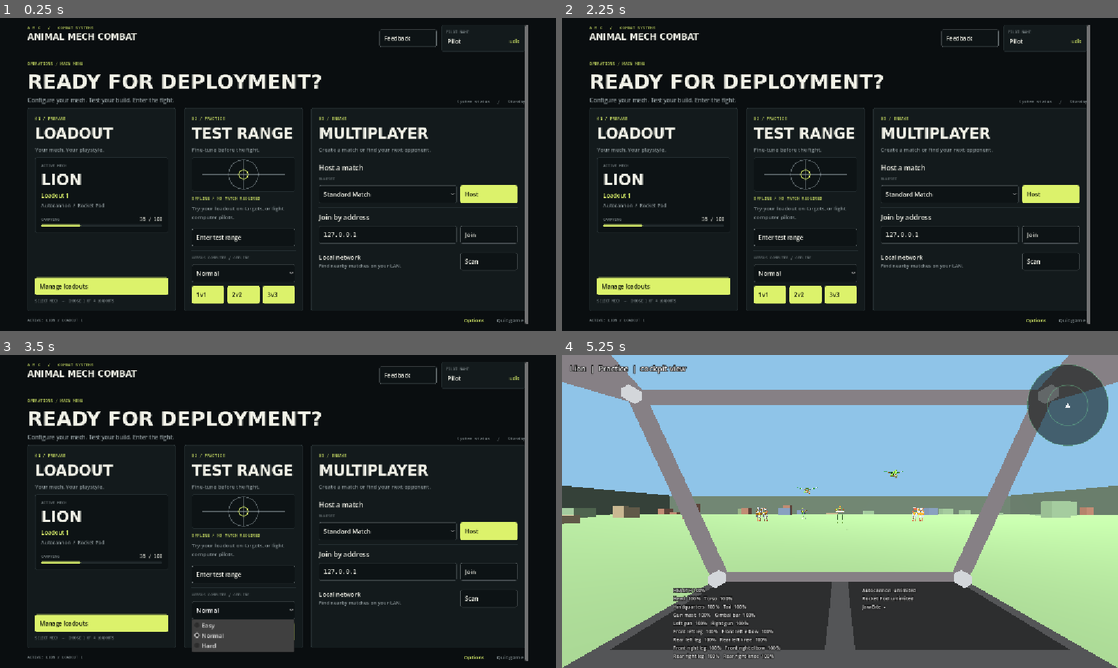
Above: before the commit, frames 1-4 (two rows, left to right).
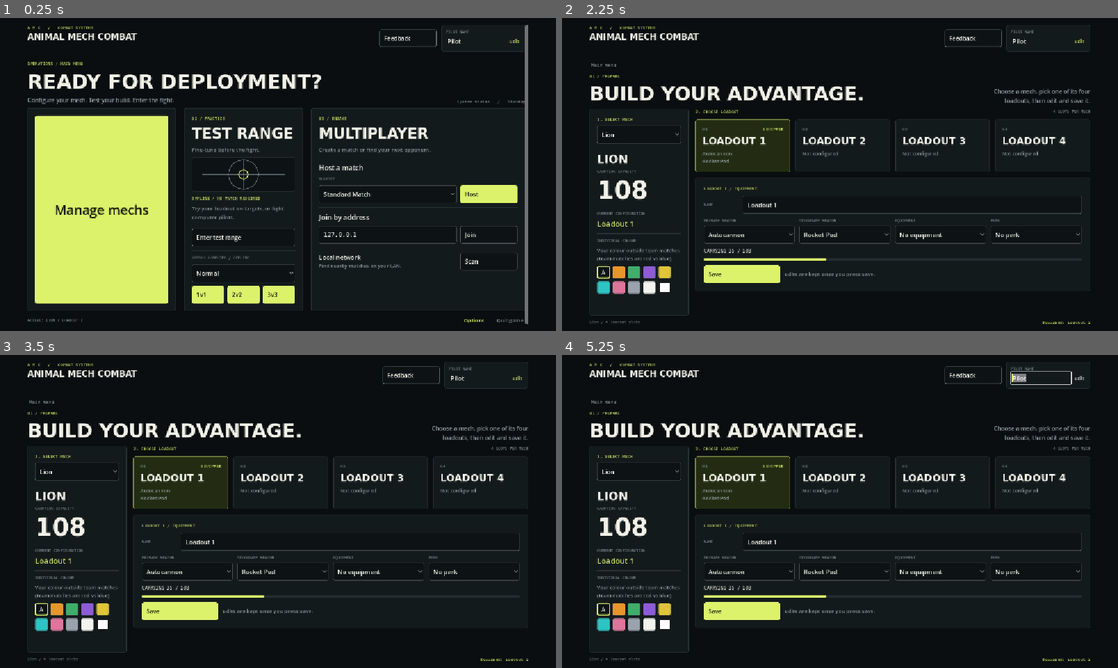
Above: after the commit, the same moments.

Repository: jacksonhcnz/animalmechcombatgame
Game: Godot game, scene res://scenes/main_menu.tscn
Same seed, same stepped clock (60 frames per second), same inputs: the game is played once before the commit and once after it.
Inputs (mouse positions are in pixels of both pictures, inside the frame that each line leads up to):
- Up to frame 1 (0.25 s): no input
- Up to frame 2 (2.25 s): click (662, 287) at 0.5 s, where only the run before the commit has a clickable "Manage loadouts"; click "Main menu" at 1.25 s; click (662, 208) at 2 s, where only the run after the commit has a clickable "Manage mechs"
- Up to frame 3 (3.5 s): click (244, 611) at 2.75 s, where only the run before the commit has a clickable "Normal"
- Up to frame 4 (5.25 s): click (806, 611) at 3.5 s, where only the run before the commit has a clickable "Normal"; click (806, 574) at 4.25 s, where only the run before the commit has a clickable "Enter test range"; click (1079, 376) at 5 s, where only the run after the commit has a clickable "Edit"

The runs differ from the first frame. In frame 1, 13% of the frame differs, in the area x 6-31%, y 31-92%; in frame 2, 15%; in frame 3, 16%; in frame 4, 99%, in the area x 0-100%, y 0-100%.

Commit message:
Main menu: single Manage mechs button; loadout cards are the buttons
Co-Authored-By: Claude Sonnet 5.5 <noreply@anthropic.com>
Claude-Session: https://claude.ai/code/session_016ZAQzFNjMzKqDtLtG2bAjQ

Diff:
--- a/scripts/ui/loadout_menu.gd
+++ b/scripts/ui/loadout_menu.gd
@@ -177,24 +177,18 @@
 			detail.add_child(UiKit.label(str(Loadout.item(slot_id, slot["loadout"][slot_id]).get("name", "")), 13, UiKit.DIM))
 	else:
 		detail.add_child(UiKit.label("Not configured", 13, UiKit.DIM))
-	UiKit.rule(box)
-	var go: Callable
-	var text := "Selected"
-	if equipped:
-		go = func() -> void: pass
-	elif configured:
-		text = "Use this loadout"
-		go = func() -> void:
+	# The whole card is the button: picking it makes it the loadout in use and shows it below.
+	var pick := Button.new()
+	pick.flat = true
+	for state in ["normal", "hover", "pressed", "focus"]:
+		pick.add_theme_stylebox_override(state, StyleBoxEmpty.new())
+	pick.focus_mode = Control.FOCUS_NONE
+	pick.mouse_default_cursor_shape = Control.CURSOR_POINTING_HAND
+	pick.pressed.connect(func() -> void:
+		if not equipped:
 			LoadoutStore.set_active(mech_id, index)
-			_refresh()
-	else:
-		text = "Configure loadout"
-		go = func() -> void:
-			LoadoutStore.set_active(mech_id, index)
-			_refresh()
-	var link := UiKit.link_button(text, UiKit.LIME if equipped else UiKit.TEXT, go)
-	link.add_theme_font_size_override("font_size", 13)
-	box.add_child(link)
+			_refresh())
+	panel.add_child(pick)
 	return panel
 
 
--- a/scripts/ui/main_menu.gd
+++ b/scripts/ui/main_menu.gd
@@ -79,31 +79,15 @@
 
 
 func _build_loadout_card(parent: Control) -> void:
-	var box := _card(parent, 1.25, "01 / Prepare", "Loadout", "Your mech. Your playstyle.")
-	var mech_id := LaunchConfig.mech_id
-	var mech_def := GameData.get_entry("mechs", mech_id)
-	var choice := LoadoutStore.active_loadout(mech_id)
-	var inner := UiKit.panel(UiKit.INNER, UiKit.BORDER, 16)
-	box.add_child(inner)
-	var details := UiKit.vbox(inner, 6)
-	details.add_child(UiKit.mono("Active mech", UiKit.DIM, 10))
-	details.add_child(UiKit.heading(UiKit.mech_name(mech_id), 40))
-	details.add_child(UiKit.label(LoadoutStore.active_name(mech_id), 15, UiKit.LIME))
-	var weapons := UiKit.label("%s  /  %s" % [Loadout.item("primary", choice["primary"]).get("name", ""), Loadout.item("secondary", choice["secondary"]).get("name", "")], 13, UiKit.DIM)
-	weapons.autowrap_mode = TextServer.AUTOWRAP_WORD_SMART
-	details.add_child(weapons)
-	UiKit.spacer(details, 8)
-	var used := Loadout.weight(mech_def, choice)
-	var capacity := Points.carry_capacity(mech_def)
-	var carry := UiKit.hbox(details, 0)
-	var carrying := UiKit.mono("Carrying", UiKit.DIM, 10)
-	carrying.size_flags_horizontal = Control.SIZE_EXPAND_FILL
-	carry.add_child(carrying)
-	carry.add_child(UiKit.mono("%.0f / %.0f" % [used, capacity], UiKit.TEXT, 12))
-	details.add_child(UiKit.progress(used, capacity))
-	UiKit.spacer(box)
-	box.add_child(UiKit.primary_button("Manage loadouts", func() -> void: get_tree().change_scene_to_file("res://scenes/loadout_menu.tscn")))
-	box.add_child(UiKit.mono("Select mech  →  choose 1 of %d loadouts" % LoadoutStore.SLOT_COUNT, UiKit.DIM, 9))
+	var panel := UiKit.panel(UiKit.PANEL, UiKit.BORDER, 20)
+	panel.size_flags_horizontal = Control.SIZE_EXPAND_FILL
+	panel.size_flags_stretch_ratio = 1.25
+	parent.add_child(panel)
+	var button := UiKit.primary_button("Manage mechs", func() -> void: get_tree().change_scene_to_file("res://scenes/loadout_menu.tscn"))
+	button.size_flags_vertical = Control.SIZE_EXPAND_FILL
+	button.alignment = HORIZONTAL_ALIGNMENT_CENTER
+	button.add_theme_font_size_override("font_size", 34)
+	panel.add_child(button)
 
 
 func _build_range_card(parent: Control) -> void:
